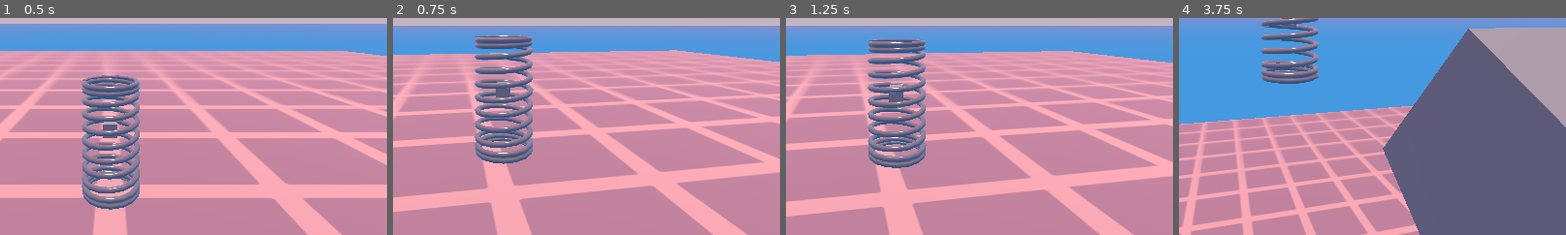
Above: before the commit, frames 1-4 (left to right).
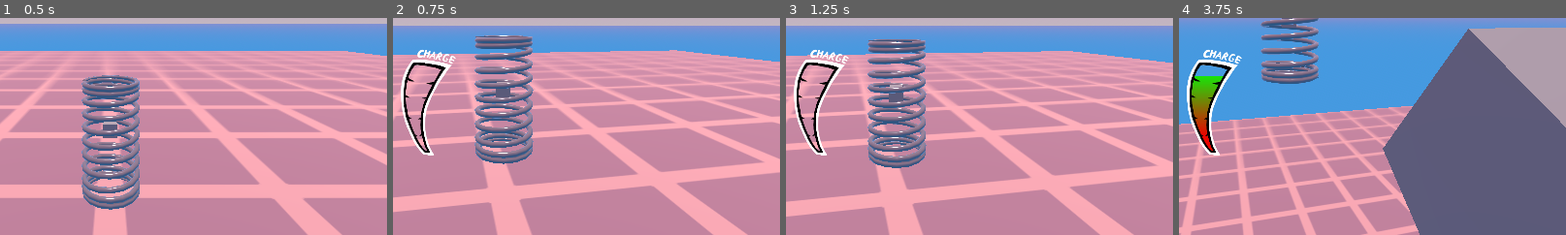
Above: after the commit, the same moments.

Repository: Althories/springstar
Game: Godot game, scene res://Scenes/Levels/main.tscn
The game is run twice, just before and just after one commit, with the same random seed, the same clock (stepped at 60 frames per second) and the same inputs.
Inputs (mouse positions are % of the whole screen's width and height, from its top left):
- Up to frame 1 (0.5 s): no input
- Up to frame 2 (0.75 s): move the mouse to (55, 50) at 0.52 s; hold W (move_forward) from 0.53 s (still down); hold Space (jump) from 0.53 s (still down)
- Up to frame 3 (1.25 s): keep holding W (move_forward); keep holding Space (jump)
- Up to frame 4 (3.75 s): keep holding W (move_forward); move the mouse to (45, 50) at 1.27 s; release Space (jump) at 1.28 s; click (45, 50) at 1.35 s; tap Space (jump) at 1.52, 1.55, 1.82, 3.02, 3.05, 3.32 s; move the mouse to (52, 48) at 2.02 s; hold Space (jump) 2.03-2.78 s; move the mouse to (49, 52) at 2.77 s; click (49, 52) at 2.85 s; move the mouse to (57, 51) at 3.52 s; hold Space (jump) from 3.53 s (still down)
The pictures show only the part of the screen within x 36-86%, y 49-99%; the shares and areas given below are measured in that part.

Frame 1 is identical in both runs. In frame 2, 1.7% of the frame differs, in the area x 2-17%, y 14-64%; in frame 3, 1.7%; in frame 4, 2.9%.

Commit message:
Charge UI implemented

Diff:
--- /dev/null
+++ b/Scenes/Levels/chargemeter.gd
@@ -0,0 +1,17 @@
+extends TextureProgressBar
+
+@export var spring: CharacterBody3D
+
+func _ready():
+	visible = false
+	spring.charging.connect(update)
+	update()
+
+func update():
+	value = (spring.charge_velocity / 18.0) * max_value  # Scale charge % for UI
+
+func _process(float):
+	if Input.is_action_pressed("jump"):
+		visible = true
+	else:
+		visible = false
--- a/Scenes/Levels/main.tscn
+++ b/Scenes/Levels/main.tscn
@@ -1,8 +1,11 @@
-[gd_scene load_steps=12 format=3 uid="uid://c81sj5o1b71pc"]
+[gd_scene load_steps=15 format=3 uid="uid://c81sj5o1b71pc"]
 
 [ext_resource type="Texture2D" uid="uid://dfu8d2gkxdtxv" path="res://Assets/Textures/floortile.tga" id="1_ysn0p"]
 [ext_resource type="AudioStream" uid="uid://b4sejsx6abtuo" path="res://Music/De Blob OST _ Blissful [Extended]-tB_DbeXmTfk.mp3" id="2_44v0c"]
 [ext_resource type="PackedScene" uid="uid://cusuavcx76vmy" path="res://Scenes/SpringCharacter/spring.tscn" id="2_hmkfj"]
+[ext_resource type="Texture2D" uid="uid://c4j3h3bw63tre" path="res://Assets/Textures/gaugeunder.png" id="4_bekv8"]
+[ext_resource type="Texture2D" uid="uid://huw72g3og64t" path="res://Assets/Textures/gaugeover.png" id="5_68uyl"]
+[ext_resource type="Script" path="res://Scenes/Levels/chargemeter.gd" id="6_o6t2q"]
 
 [sub_resource type="ProceduralSkyMaterial" id="ProceduralSkyMaterial_xhx3e"]
 sky_top_color = Color(0.824498, 0.567902, 0.745864, 1)
@@ -126,3 +129,26 @@
 stream = ExtResource("2_44v0c")
 volume_db = -30.0
 autoplay = true
+
+[node name="UI" type="Control" parent="."]
+layout_mode = 3
+anchors_preset = 0
+offset_right = 40.0
+offset_bottom = 40.0
+
+[node name="chargemeter" type="TextureProgressBar" parent="UI" node_paths=PackedStringArray("spring")]
+layout_mode = 1
+anchors_preset = -1
+anchor_left = 9.85
+anchor_top = 8.825
+anchor_right = 13.1
+anchor_bottom = 13.45
+offset_top = -3.05176e-05
+offset_right = 130.0
+offset_bottom = 185.0
+scale = Vector2(0.5, 0.5)
+fill_mode = 3
+texture_under = ExtResource("4_bekv8")
+texture_progress = ExtResource("5_68uyl")
+script = ExtResource("6_o6t2q")
+spring = NodePath("../../SpringStuff/TestSpring")
--- a/Scripts/SpringCharacter/spring_script.gd
+++ b/Scripts/SpringCharacter/spring_script.gd
@@ -18,6 +18,8 @@
 var camera_anchor = Vector3(0, 2, 0)
 var slerp_y = 0
 var most_recent_groundpoint = Vector3(0, 0, 0)
+
+signal charging
 
 func _ready():
 	animationPlayer.play_backwards("SpringSquish") # prevents error spam from having no animation while in the air
@@ -62,6 +64,7 @@
 				animationPlayer.play("SpringSquish",-1, 0.3)		#Squish spring
 			if charge_velocity <= 18:					#caps charge velocity
 				charge()								#call charge function
+			charging.emit()  #ui signal
 
 	if not is_on_floor():
 		bounce_timer = 0
@@ -79,6 +82,7 @@
 func charge() -> void:
 	'''Charge function for spring jump.'''
 	charge_velocity += .40
+	charging.emit() #ui signal
 
 func ground_move_spring():
 	# Get the input direction and handle the movement/deceleration.
--- a/project.godot
+++ b/project.godot
@@ -14,7 +14,7 @@
 run/main_scene="res://Scenes/Levels/main.tscn"
 config/features=PackedStringArray("4.3", "Forward Plus")
 run/max_fps=60
-config/icon="res://icon.svg"
+config/icon="res://Assets/Textures/sillyguy.png"
 
 [file_customization]
 
Binary file added: Assets/Textures/gaugeover.png
Not shown, added: Assets/Textures/gaugeover.png.import
Binary file added: Assets/Textures/gaugeunder.png
Not shown, added: Assets/Textures/gaugeunder.png.import
Binary file added: Assets/Textures/sillyguy.png
Not shown, added: Assets/Textures/sillyguy.png.import
